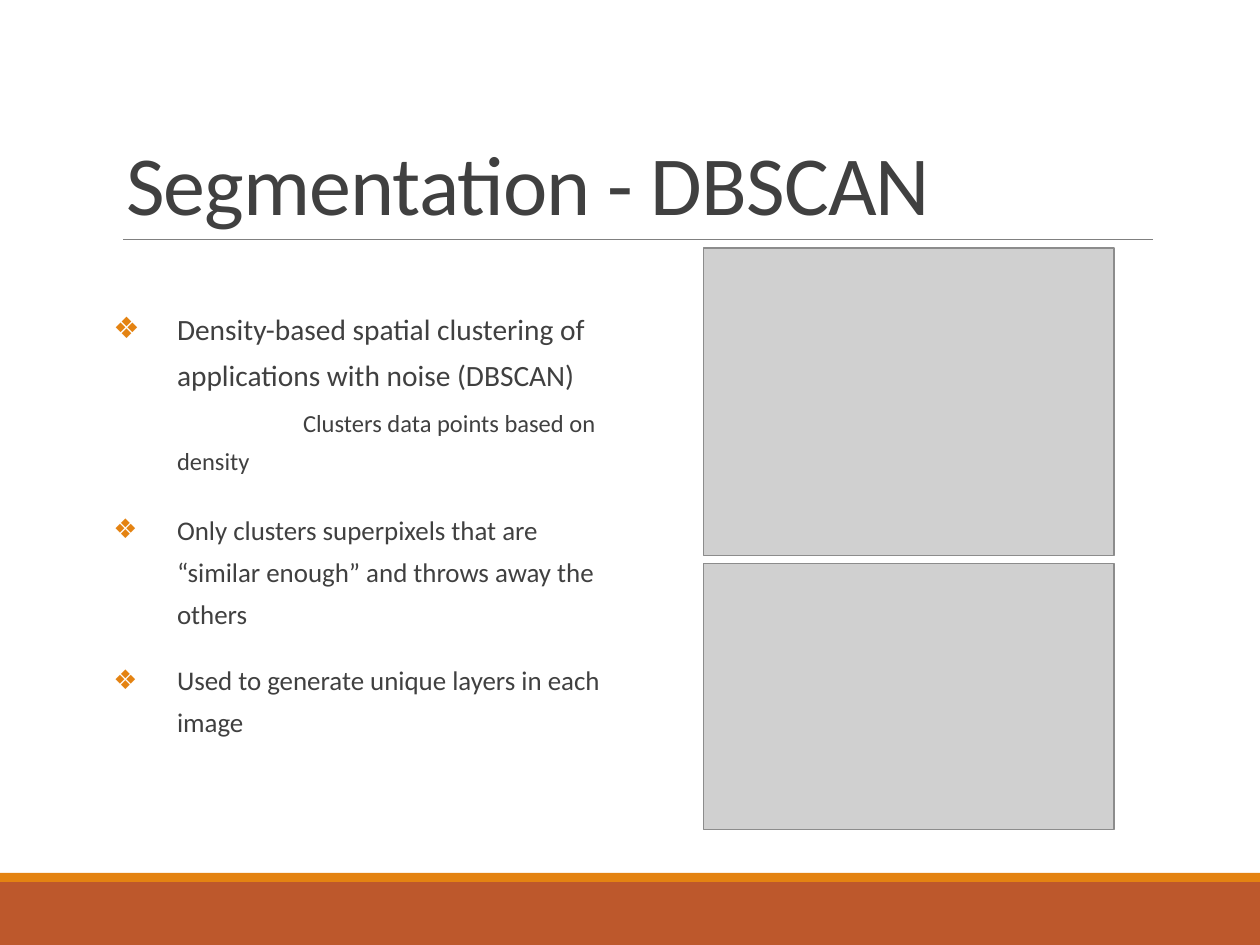
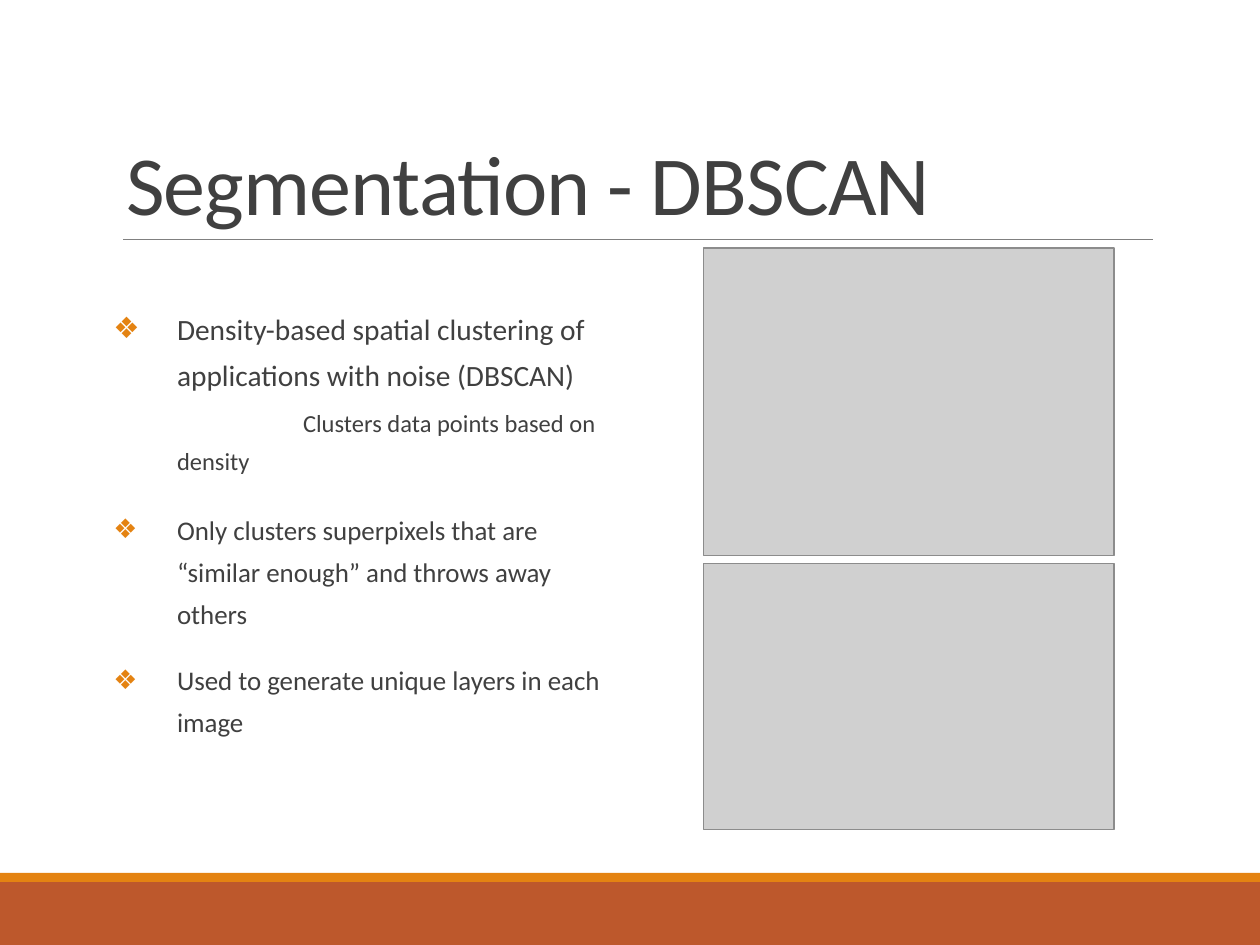
Before and after one commit to somyamohanty/Pixel_Dawgs, a slide deck: slide 7 of Documents/Final Presentation.pptx. Drawn at 1260x945 pixels with LibreOffice and Linux fonts; fonts in the diff are those of the drawing; grey boxes stand for pictures. Boxes give left, top, right and bottom in pixels: in the first picture for what was removed or moved away, otherwise in the second. Text is boxed around its words. In the diff, an @@ line names an element or a change of style, - is before the commit and + after.

```diff
--- a/Documents/Final Presentation.pptx
+++ b/Documents/Final Presentation.pptx
@@ text at <box>177,521,551,624</box>: text changed @@
-❖ Only clusters superpixels that are “similar enough” and throws away the others
+❖ Only clusters superpixels that are “similar enough” and throws away others
```
Also in this commit, not shown: 6 other slides changed, 1 slide added.
